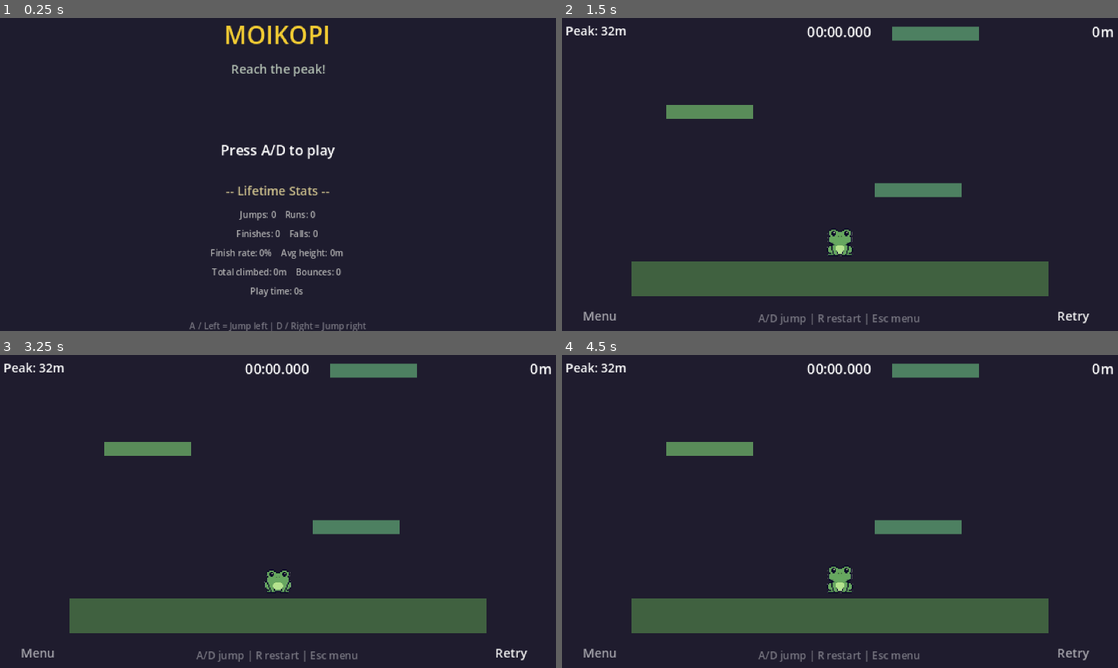
Above: before the commit, frames 1-4 (two rows, left to right).
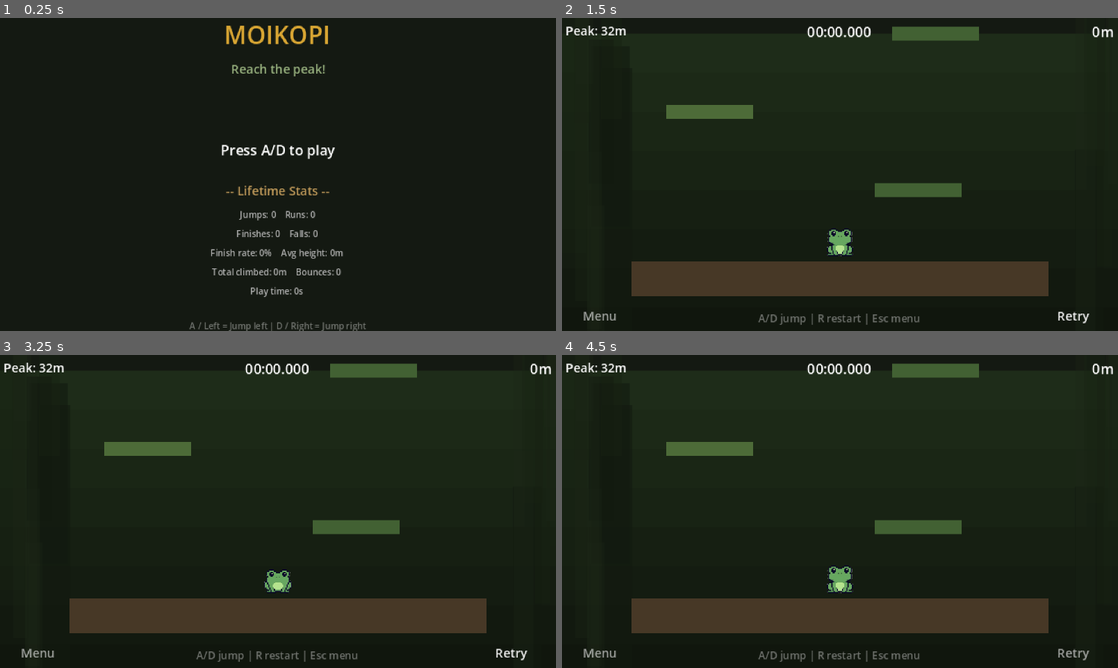
Above: after the commit, the same moments.

Repository: abdulmuhaimin-work/moikopi
Game: Godot game, scene res://scenes/menu.tscn
The game is run twice, just before and just after one commit, with the same random seed, the same clock (stepped at 60 frames per second) and the same inputs. Sound files missing from this copy of the repository are replaced by a short silence.
Inputs (mouse positions are in pixels of both pictures, inside the frame that each line leads up to):
- Up to frame 1 (0.25 s): no input
- Up to frame 2 (1.5 s): tap A (jump_left) at 0.5 s; move the mouse to (962, 158) at 0.52 s; hold D (jump_right) 0.53-1.25 s; click (962, 158) at 0.67 s; click "Retry" at 1.25 s
- Up to frame 3 (3.25 s): click "Retry" at 2 s; click "Retry" at 2.75 s
- Up to frame 4 (4.5 s): click "Menu" at 3.5 s; tap A (jump_left) at 4.25 s; move the mouse to (728, 527) at 4.27 s; hold D (jump_right) from 4.28 s (still down)

The runs differ from the first frame. In frame 1, 98% of the frame differs, in the area x 0-100%, y 0-100%; in frame 2, 79%; in frame 3, 79%; in frame 4, 79%.

Commit message:
feat: change bgm and assset for a more relaxing atmosphere. tbc

Diff:
--- a/main.tscn
+++ b/main.tscn
@@ -1,10 +1,13 @@
-[gd_scene load_steps=4 format=3 uid="uid://bj8j52rsbqdu"]
+[gd_scene load_steps=5 format=3 uid="uid://bj8j52rsbqdu"]
 
+[ext_resource type="PackedScene" path="res://scenes/background.tscn" id="0_bg"]
 [ext_resource type="PackedScene" path="res://scenes/level.tscn" id="1_level"]
 [ext_resource type="PackedScene" path="res://scenes/player.tscn" id="2_player"]
 [ext_resource type="PackedScene" path="res://scenes/ui.tscn" id="3_ui"]
 
 [node name="Main" type="Node2D"]
+
+[node name="Background" parent="." instance=ExtResource("0_bg")]
 
 [node name="Level" parent="." instance=ExtResource("1_level")]
 
--- a/project.godot
+++ b/project.godot
@@ -59,4 +59,4 @@
 textures/canvas_textures/default_texture_filter=0
 renderer/rendering_method="gl_compatibility"
 textures/vram_compression/import_etc2_astc=true
-environment/defaults/default_clear_color=Color(0.12, 0.11, 0.18, 1)
+environment/defaults/default_clear_color=Color(0.08, 0.10, 0.07, 1)
--- /dev/null
+++ b/scenes/background.tscn
@@ -0,0 +1,7 @@
+[gd_scene load_steps=2 format=3]
+
+[ext_resource type="Script" path="res://scripts/background.gd" id="1_bg"]
+
+[node name="Background" type="Node2D"]
+z_index = -10
+script = ExtResource("1_bg")
--- a/scenes/menu.tscn
+++ b/scenes/menu.tscn
@@ -18,7 +18,7 @@
 anchor_bottom = 1.0
 grow_horizontal = 2
 grow_vertical = 2
-color = Color(0.12, 0.11, 0.18, 1)
+color = Color(0.08, 0.10, 0.07, 1)
 
 [node name="VBox" type="VBoxContainer" parent="."]
 layout_mode = 1
@@ -38,14 +38,14 @@
 [node name="Title" type="Label" parent="VBox"]
 layout_mode = 2
 theme_override_font_sizes/font_size = 14
-theme_override_colors/font_color = Color(0.95, 0.8, 0.2, 1)
+theme_override_colors/font_color = Color(0.85, 0.65, 0.2, 1)
 horizontal_alignment = 1
 text = "MOIKOPI"
 
 [node name="Subtitle" type="Label" parent="VBox"]
 layout_mode = 2
 theme_override_font_sizes/font_size = 7
-theme_override_colors/font_color = Color(0.7, 0.75, 0.7, 1)
+theme_override_colors/font_color = Color(0.60, 0.70, 0.50, 1)
 horizontal_alignment = 1
 text = "Reach the peak!"
 
@@ -56,7 +56,7 @@
 [node name="BestTimeLabel" type="Label" parent="VBox"]
 layout_mode = 2
 theme_override_font_sizes/font_size = 7
-theme_override_colors/font_color = Color(0.6, 0.8, 0.6, 1)
+theme_override_colors/font_color = Color(0.55, 0.70, 0.45, 1)
 horizontal_alignment = 1
 text = ""
 
@@ -77,7 +77,7 @@
 [node name="StatsHeader" type="Label" parent="VBox"]
 layout_mode = 2
 theme_override_font_sizes/font_size = 7
-theme_override_colors/font_color = Color(0.8, 0.75, 0.55, 1)
+theme_override_colors/font_color = Color(0.75, 0.60, 0.35, 1)
 horizontal_alignment = 1
 text = "-- Lifetime Stats --"
 
--- a/scenes/ui.tscn
+++ b/scenes/ui.tscn
@@ -74,7 +74,7 @@
 offset_top = 0
 offset_right = 0
 offset_bottom = 5
-color = Color(1, 0.4, 0.1, 0.9)
+color = Color(0.80, 0.50, 0.15, 0.9)
 
 [node name="GoalToast" type="Label" parent="."]
 visible = false
@@ -83,7 +83,7 @@
 offset_right = 260
 offset_bottom = 58
 theme_override_font_sizes/font_size = 11
-theme_override_colors/font_color = Color(0.95, 0.8, 0.2, 1)
+theme_override_colors/font_color = Color(0.85, 0.65, 0.2, 1)
 horizontal_alignment = 1
 text = ""
 
--- /dev/null
+++ b/scripts/background.gd
@@ -0,0 +1,109 @@
+extends Node2D
+
+## Forest background: vertical gradient + parallax tree silhouettes.
+## Attach as first child in main scene so it renders behind everything.
+
+const VIEWPORT_W := 320.0
+const VIEWPORT_H := 180.0
+
+# Gradient colours (bottom → top)
+const COLOR_BOTTOM := Color(0.06, 0.08, 0.05, 1.0)  # Dark forest floor
+const COLOR_TOP := Color(0.12, 0.18, 0.10, 1.0)      # Slightly lighter canopy
+
+# Tree silhouette layers (parallax_factor, colour, width_range, count)
+var _tree_layers: Array = [
+	{ "parallax": 0.15, "color": Color(0.07, 0.10, 0.06, 0.6), "w_min": 12.0, "w_max": 22.0, "count": 6 },
+	{ "parallax": 0.25, "color": Color(0.09, 0.13, 0.07, 0.45), "w_min": 8.0, "w_max": 16.0, "count": 8 },
+	{ "parallax": 0.35, "color": Color(0.11, 0.15, 0.09, 0.3), "w_min": 5.0, "w_max": 12.0, "count": 10 },
+]
+
+# Precomputed tree positions per layer: Array of Array of {x, w, h}
+var _trees: Array = []
+
+var _camera: Camera2D = null
+
+
+func _ready() -> void:
+	# The gradient is drawn as a full-screen rect that follows the camera,
+	# tinted via _draw() override.
+	_seed_trees()
+
+
+func _process(_delta: float) -> void:
+	if _camera == null:
+		var player := get_node_or_null("../Player")
+		if player:
+			_camera = player.get_node_or_null("Camera2D")
+		return
+	queue_redraw()
+
+
+func _draw() -> void:
+	if _camera == null:
+		return
+
+	var cam_y := _camera.global_position.y
+	var screen_top := cam_y - VIEWPORT_H * 0.5
+	var screen_bottom := cam_y + VIEWPORT_H * 0.5
+
+	# --- Gradient background (fills the visible viewport) ---
+	var grad_h := VIEWPORT_H / 8.0
+	for i in range(8):
+		var frac_top := float(i) / 8.0
+		var frac_bot := float(i + 1) / 8.0
+		var c_top := COLOR_TOP.lerp(COLOR_BOTTOM, frac_top)
+		var c_bot := COLOR_TOP.lerp(COLOR_BOTTOM, frac_bot)
+		var y_top := screen_top + grad_h * i
+		# Use the average of top/bottom for a simple banded gradient
+		var avg := c_top.lerp(c_bot, 0.5)
+		draw_rect(Rect2(-50, y_top, VIEWPORT_W + 100, grad_h + 1), avg)
+
+	# --- Tree silhouettes (parallax layers) ---
+	for li in range(_tree_layers.size()):
+		var layer: Dictionary = _tree_layers[li]
+		var pf: float = layer["parallax"]
+		var col: Color = layer["color"]
+		var trees_in_layer: Array = _trees[li]
+
+		# Parallax offset: trees scroll slower than the camera
+		var offset_y := cam_y * (1.0 - pf)
+
+		for tree in trees_in_layer:
+			var tx: float = tree["x"]
+			var tw: float = tree["w"]
+			var th: float = tree["h"]
+			var base_y: float = tree["base_y"]
+
+			# Tile the tree column vertically so it always covers the viewport
+			var tile_h := th + 200.0
+			var shifted_base := base_y + fmod(offset_y, tile_h)
+			# Draw a few copies to cover the screen
+			for rep in range(-2, 3):
+				var ty := shifted_base + rep * tile_h - th
+				if ty < screen_bottom + 50 and ty + th > screen_top - 50:
+					draw_rect(Rect2(tx, ty, tw, th), col)
+
+
+func _seed_trees() -> void:
+	var rng := RandomNumberGenerator.new()
+	rng.seed = 12345  # Fixed seed for consistent look
+
+	for layer in _tree_layers:
+		var layer_trees: Array = []
+		var count: int = layer["count"]
+		var w_min: float = layer["w_min"]
+		var w_max: float = layer["w_max"]
+
+		for i in range(count):
+			var tw := rng.randf_range(w_min, w_max)
+			# Trees are placed on the left or right edges of the viewport
+			var tx: float
+			if i % 2 == 0:
+				tx = rng.randf_range(-tw * 0.3, 25.0)
+			else:
+				tx = rng.randf_range(VIEWPORT_W - 25.0, VIEWPORT_W + tw * 0.3)
+			var th := rng.randf_range(80.0, 200.0)
+			var base_y := rng.randf_range(0.0, 400.0)
+			layer_trees.append({ "x": tx, "w": tw, "h": th, "base_y": base_y })
+
+		_trees.append(layer_trees)
--- a/scripts/level.gd
+++ b/scripts/level.gd
@@ -78,17 +78,17 @@
 	[50, -70, 150, 12],
 ]
 
-# Hand-crafted level colors
-var platform_color := Color(0.35, 0.55, 0.35)
-var platform_alt := Color(0.30, 0.50, 0.38)
-var rest_color := Color(0.40, 0.55, 0.50)
-var finish_color := Color(0.95, 0.80, 0.20)
-var ground_color := Color(0.25, 0.38, 0.25)
-
-# Endless section colors (cooler blue/purple tones)
-var endless_color_a := Color(0.30, 0.38, 0.55)
-var endless_color_b := Color(0.35, 0.33, 0.50)
-var endless_rest := Color(0.38, 0.42, 0.55)
+# Hand-crafted level colors (warm forest palette)
+var platform_color := Color(0.30, 0.42, 0.22)
+var platform_alt := Color(0.26, 0.38, 0.20)
+var rest_color := Color(0.40, 0.32, 0.22)
+var finish_color := Color(0.85, 0.65, 0.20)
+var ground_color := Color(0.28, 0.22, 0.15)
+
+# Endless section colors (deeper forest tones)
+var endless_color_a := Color(0.22, 0.35, 0.20)
+var endless_color_b := Color(0.25, 0.30, 0.18)
+var endless_rest := Color(0.35, 0.30, 0.20)
 
 const DEATH_Y := 220.0  # Below the starting platform
 const VIEWPORT_WIDTH := 320.0
@@ -163,6 +163,9 @@
 	_prev_x = goal_plat[0]
 	_prev_w = goal_plat[2]
 	_prev_y = finish_y
+
+	# Floating leaf particles (attached to camera so they stay in view)
+	call_deferred("_create_leaf_particles")
 
 	# Start background music
 	AudioManager.play_bgm()
@@ -327,19 +330,60 @@
 	add_child(body)
 
 
-func _create_rest_walls(plat_x: float, plat_y: float, plat_w: float) -> void:
+func _create_rest_walls(_plat_x: float, plat_y: float, _plat_w: float) -> void:
 	# Visible bounce walls at the viewport edges near rest platforms.
 	# They span from below the rest platform to slightly above it,
 	# letting the player bounce off the walls and redirect onto the platform.
 	var wall_w := 6.0
 	var wall_h := 90.0
 	var wall_top := plat_y - 10.0   # Slightly above the rest platform
-	var wall_color := Color(0.50, 0.55, 0.65, 0.85)
+	var wall_color := Color(0.38, 0.30, 0.22, 0.85)
 
 	# Left wall at the left viewport edge
 	_create_platform(0.0, wall_top, wall_w, wall_h, wall_color)
 	# Right wall at the right viewport edge
 	_create_platform(VIEWPORT_WIDTH - wall_w, wall_top, wall_w, wall_h, wall_color)
+
+
+func _create_leaf_particles() -> void:
+	var player := get_node_or_null("../Player")
+	if player == null:
+		return
+	var cam := player.get_node_or_null("Camera2D")
+	if cam == null:
+		return
+
+	var leaves := CPUParticles2D.new()
+	leaves.emitting = true
+	leaves.amount = 20
+	leaves.lifetime = 10.0
+	leaves.speed_scale = 0.6
+	leaves.explosiveness = 0.0
+
+	# Emission: wide box above the camera view
+	leaves.emission_shape = CPUParticles2D.EMISSION_SHAPE_RECTANGLE
+	leaves.emission_rect_extents = Vector2(200, 10)
+	leaves.position = Vector2(0, -110)
+
+	# Movement: gentle drift downward with slight horizontal sway
+	leaves.direction = Vector2(0, 1)
+	leaves.spread = 30.0
+	leaves.initial_velocity_min = 5.0
+	leaves.initial_velocity_max = 12.0
+	leaves.gravity = Vector2(0, 4)
+
+	# Appearance: tiny squares that fade
+	leaves.scale_amount_min = 1.0
+	leaves.scale_amount_max = 2.5
+
+	# Warm forest leaf colours (yellow-green to brown)
+	leaves.color = Color(0.55, 0.50, 0.25, 0.35)
+	var grad := Gradient.new()
+	grad.set_color(0, Color(0.50, 0.55, 0.25, 0.4))
+	grad.set_color(1, Color(0.45, 0.35, 0.18, 0.0))
+	leaves.color_ramp = grad
+
+	cam.add_child(leaves)
 
 
 func _create_finish_label(finish_y: float) -> void:
@@ -347,7 +391,7 @@
 	label.text = "GOAL"
 	label.horizontal_alignment = HORIZONTAL_ALIGNMENT_CENTER
 	label.add_theme_font_size_override("font_size", 10)
-	label.add_theme_color_override("font_color", Color(0.95, 0.80, 0.20))
+	label.add_theme_color_override("font_color", Color(0.85, 0.65, 0.20))
 	label.position = Vector2(120, finish_y - 20)
 	label.size = Vector2(80, 16)
 	add_child(label)
@@ -358,7 +402,7 @@
 	label.text = "~ ENDLESS ~"
 	label.horizontal_alignment = HORIZONTAL_ALIGNMENT_CENTER
 	label.add_theme_font_size_override("font_size", 7)
-	label.add_theme_color_override("font_color", Color(0.55, 0.60, 0.80, 0.7))
+	label.add_theme_color_override("font_color", Color(0.55, 0.65, 0.40, 0.7))
 	label.position = Vector2(100, finish_y - 50)
 	label.size = Vector2(120, 12)
 	add_child(label)
Not shown, added: scripts/background.gd.uid
Not shown, changed: assets/audio/bgm.wav
Not shown, changed: assets/audio/bounce.wav
Not shown, changed: assets/audio/fall.wav
Not shown, changed: assets/audio/goal.wav
Not shown, changed: assets/audio/jump.wav
Not shown, changed: assets/audio/land.wav
